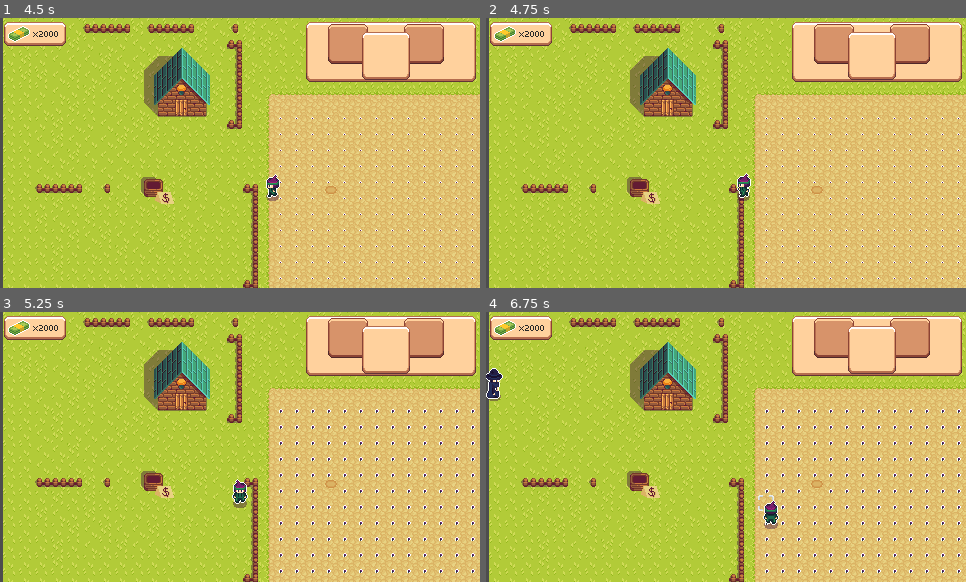
Above: before the commit, frames 1-4 (two rows, left to right).
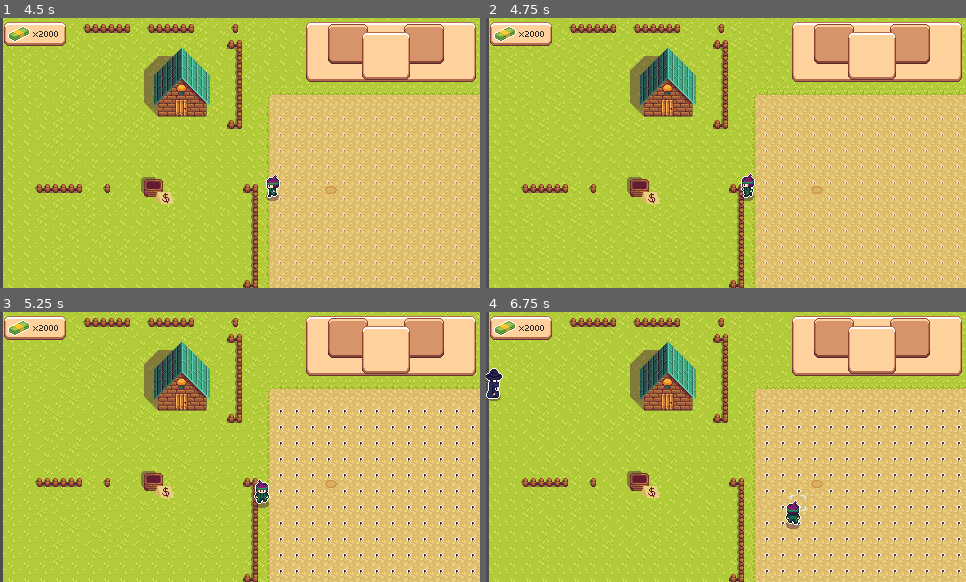
Above: after the commit, the same moments.

Repository: Jukaio/GGJ2024
Game: Godot game, scene res://scenes/entry_point.tscn
Two runs of this game, one before a commit and one after it. Both use one fixed random seed, a clock stepped at 60 frames per second and the inputs below.
Inputs:
- Up to frame 1 (4.5 s): tap Enter at 0.5 s; hold D (right) 0.53-1.28 s; tap Space (interact) at 0.6, 2.85 s; hold S (down) 1.28-2.03 s; tap E (inv_next) at 1.35, 3.6 s; hold D (right) 2.03-2.78 s; tap Q (inv_prev) at 2.1, 4.35 s; hold W (up) 2.78-3.53 s; hold A (left) from 3.53 s (still down)
- Up to frame 2 (4.75 s): keep holding A (left)
- Up to frame 3 (5.25 s): release A (left) at 5.03 s; hold S (down) from 5.03 s (still down); tap Space (interact) at 5.1 s
- Up to frame 4 (6.75 s): release S (down) at 5.78 s; hold D (right) 5.78-6.53 s; tap E (inv_next) at 5.85 s; hold W (up) from 6.53 s (still down); tap Q (inv_prev) at 6.6 s

Frame 1 is identical in both runs. In frame 2, 0.3% of the frame differs, in the area x 52-57%, y 57-68%; in frame 3, 0.5%; in frame 4, 0.6%, in the area x 56-67%, y 67-81%.

Commit message:
Added collisions to player

Diff:
--- a/prefabs/PlayerCharacter.tscn
+++ b/prefabs/PlayerCharacter.tscn
@@ -9,7 +9,10 @@
 [sub_resource type="RectangleShape2D" id="RectangleShape2D_0bjyx"]
 size = Vector2(26, 24)
 
-[node name="PlayerCharacter" type="Node2D"]
+[sub_resource type="RectangleShape2D" id="RectangleShape2D_0olxw"]
+size = Vector2(10, 7)
+
+[node name="PlayerCharacter" type="CharacterBody2D"]
 script = ExtResource("1_47rnw")
 
 [node name="SpriteAnimator" parent="." instance=ExtResource("2_x0r5y")]
@@ -18,6 +21,7 @@
 hoeTime = 0.65
 
 [node name="Area2D" type="Area2D" parent="."]
+visible = false
 position = Vector2(17, 0)
 
 [node name="CollisionShape2D" type="CollisionShape2D" parent="Area2D"]
@@ -25,6 +29,7 @@
 shape = SubResource("RectangleShape2D_0bjyx")
 
 [node name="PickingUpSprite" type="Node2D" parent="."]
+visible = false
 
 [node name="MushroomSprite" parent="PickingUpSprite" instance=ExtResource("5_r4y1g")]
 position = Vector2(-8, -23)
@@ -50,5 +55,6 @@
 region_enabled = true
 region_rect = Rect2(64, 102, 16, 10)
 
-[connection signal="plant_picked_up" from="HoeTool" to="." method="_on_hoe_tool_plant_picked_up"]
-[connection signal="area_shape_entered" from="Area2D" to="." method="_on_area_2d_area_shape_entered"]
+[node name="CollisionShape2D" type="CollisionShape2D" parent="."]
+position = Vector2(0, 4.5)
+shape = SubResource("RectangleShape2D_0olxw")
--- a/scenes/entry_point.tscn
+++ b/scenes/entry_point.tscn
@@ -8,13 +8,16 @@
 [ext_resource type="PackedScene" uid="uid://ds03x1hp3883r" path="res://prefabs/purchase_slot.tscn" id="8_ma02f"]
 [ext_resource type="Texture2D" uid="uid://bn0vxmmg2f4uu" path="res://graphics/ui/speechbubble.png" id="9_d2fsl"]
 [ext_resource type="Script" path="res://scripts/sprite_animator.gd" id="11_70h21"]
-[ext_resource type="Theme" uid="uid://d241x0ek7vt0u" path="res://fonts/theme.tres" id="11_irulp"]
+[ext_resource type="Theme" path="res://fonts/theme.tres" id="11_irulp"]
 [ext_resource type="AudioStream" uid="uid://dvjn3nwmud4w1" path="res://sounds/Hoe.wav" id="11_ymnet"]
 [ext_resource type="Texture2D" uid="uid://cumhvrhbn565q" path="res://sprites/shopkeeper_spritesheet.png" id="12_3tnbu"]
 [ext_resource type="Script" path="res://scripts/sprite_animation.gd" id="12_ovdr6"]
 [ext_resource type="AudioStream" uid="uid://cls5lt578yk06" path="res://music/Main Theme.wav" id="14_2j6da"]
 [ext_resource type="Texture2D" uid="uid://xev6rcfkj5ad" path="res://sprites/Env.png" id="14_llhv5"]
 [ext_resource type="PackedScene" uid="uid://dumr5vgy24wbo" path="res://prefabs/sales_bucket.tscn" id="14_p1psj"]
+
+[sub_resource type="RectangleShape2D" id="RectangleShape2D_tk7v1"]
+size = Vector2(48, 35.5)
 
 [node name="EntryPoint" type="Node2D"]
 y_sort_enabled = true
@@ -125,9 +128,17 @@
 stream = ExtResource("14_2j6da")
 autoplay = true
 
+[node name="StaticBody2D" type="StaticBody2D" parent="."]
+
+[node name="CollisionPolygon2D" type="CollisionPolygon2D" parent="StaticBody2D"]
+polygon = PackedVector2Array(6, 34, 17, 34, 17, 133, 5, 133, 5, 131, 15, 131, 15, 36, 6, 36)
+
+[node name="StaticBody2D2" type="StaticBody2D" parent="."]
+
+[node name="CollisionShape2D" type="CollisionShape2D" parent="StaticBody2D2"]
+position = Vector2(-58, -55.25)
+shape = SubResource("RectangleShape2D_tk7v1")
+
 [connection signal="shop_item_selected" from="ShopKeeperCharacter/PurchaseSlot1" to="PlayerCharacter" method="_on_purchase_slot_1_shop_item_selected"]
-[connection signal="shop_item_unselected" from="ShopKeeperCharacter/PurchaseSlot1" to="PlayerCharacter" method="_on_purchase_slot_1_shop_item_unselected"]
 [connection signal="shop_item_selected" from="ShopKeeperCharacter/PurchaseSlot2" to="PlayerCharacter" method="_on_purchase_slot_1_shop_item_selected"]
-[connection signal="shop_item_unselected" from="ShopKeeperCharacter/PurchaseSlot2" to="PlayerCharacter" method="_on_purchase_slot_1_shop_item_unselected"]
 [connection signal="shop_item_selected" from="ShopKeeperCharacter/PurchaseSlot3" to="PlayerCharacter" method="_on_purchase_slot_1_shop_item_selected"]
-[connection signal="shop_item_unselected" from="ShopKeeperCharacter/PurchaseSlot3" to="PlayerCharacter" method="_on_purchase_slot_1_shop_item_unselected"]
--- a/scripts/player_character.gd
+++ b/scripts/player_character.gd
@@ -1,5 +1,5 @@
 class_name PlayerCharacter
-extends Node2D
+extends CharacterBody2D
 
 enum MoveAction { DOWN, UP, LEFT, RIGHT }
 
@@ -194,7 +194,8 @@
 	if isColliding:
 		return
 
-	position += lookDirection * speed * delta
+	var move =  lookDirection * speed * delta
+	var collision = move_and_collide(move)
 
 
 func GetFourAxisDirection(delta):
Not shown: 1 places in prefabs/PlayerCharacter.tscn that only renumber resources
Not shown: 1 places in scenes/entry_point.tscn that only renumber resources
